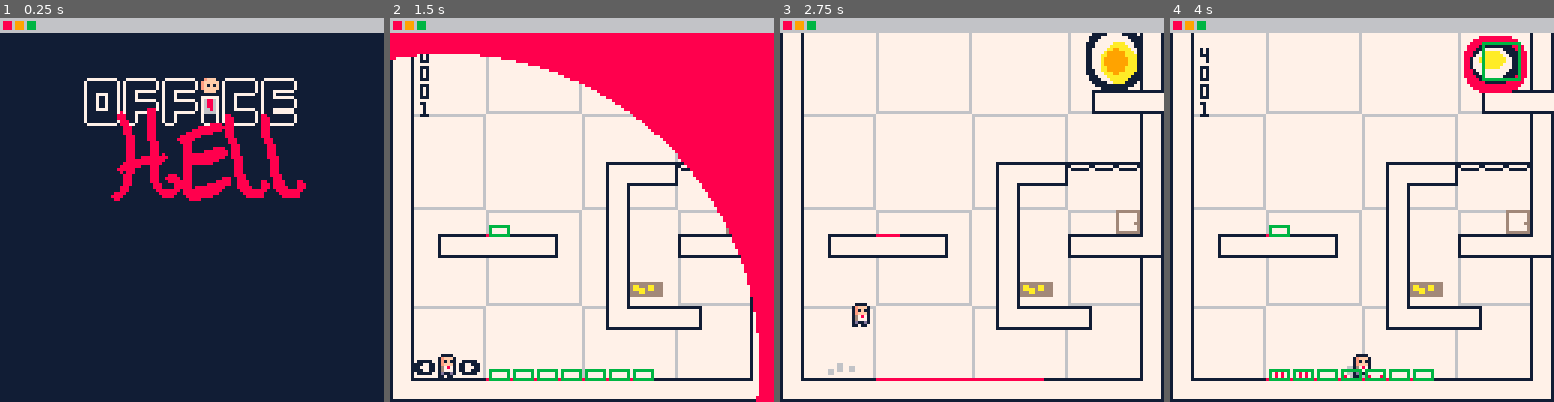
Above: before the commit, frames 1-4 (left to right).
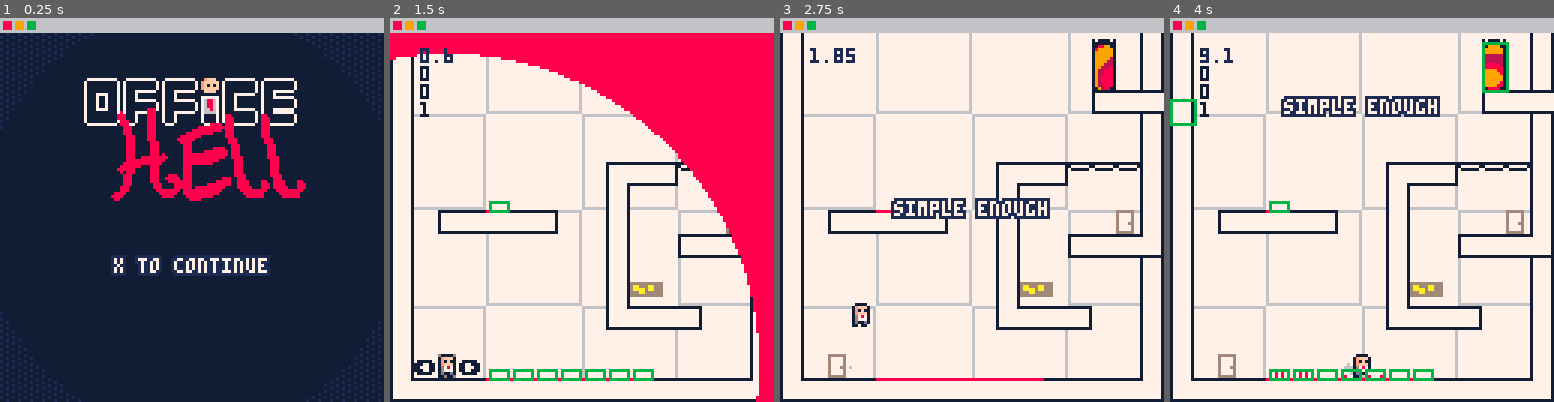
Above: after the commit, the same moments.

Repository: OllieBlomfield/office_game
Game: PICO-8 cartridge rr.p8
The game is run twice, just before and just after one commit, with the same random seed, the same clock (stepped at 60 frames per second) and the same inputs.
Inputs:
- Up to frame 1 (0.25 s): no input
- Up to frame 2 (1.5 s): tap X (X key) at 0.33, 1.07 s; tap O (Z key) at 0.7 s
- Up to frame 3 (2.75 s): hold Right 1.6-2.1 s; tap O (Z key) at 1.7, 2.1, 2.5 s; tap X (X key) at 1.85 s; hold Right from 2.47 s (still down)
- Up to frame 4 (4 s): tap O (Z key) at 2.9, 3.3, 3.7 s; tap X (X key) at 2.97 s; release Right at 3.03 s; hold Left 3.08-3.58 s

The runs differ from the first frame. In frame 1, 4.3% of the frame differs, in the area x 0-100%, y 3-100%; in frame 2, 1.5%; in frame 3, 4.8%; in frame 4, 5.2%, in the area x 0-94%, y 4-94%.

Commit message:
new ghost sprite, changed some levels and added level titles

Diff:
--- a/rr.p8
+++ b/rr.p8
@@ -6,6 +6,7 @@
 #include scripts/collision.lua
 #include scripts/level.lua
 #include scripts/main_menu.lua
+#include scripts/maths_methods.lua
 #include scripts/level_transition.lua
 #include scripts/objects/object.lua
 #include scripts/objects/stop_sign.lua
@@ -15,6 +16,8 @@
 #include scripts/entities/exit.lua
 #include scripts/entities/key.lua
 #include scripts/entities/ghost.lua
+#include scripts/entities/break_block.lua
+#include scripts/entities/level_title.lua
 #include scripts/particles/pop.lua
 #include scripts/particles/splurt.lua
 --#include scripts/particles/splat.lua
@@ -88,26 +91,156 @@
 
 
 
+…(130 lines of a section not shown)…
 __gff__
-0000000340800000000040404000000000000000004000000000000000000000000000000000000000000000000000000303030303030303030302400000000080000000000000000000000000000000000000000000000000000000000000000000000000000000000000000000000040000000000000000000000000000000
+0000000340800000000040404000000000000000000000000000000000000000000000000000000000000000000000000303030303030303030302400340404080000000000000000000000000000000000000000000000000000000000000000000000000000000000000000000000040000000000000000000000000000000
 0000000000000000000000000000000000000000000000000000000000000000000000000000000000000000000000000000000000000000000000000000000000000000000000000000000000000000000000000000000000000000000000000000000000000000000000000000000000000000000000000000000000000000
 __map__
-3500000000000000000000000000003535000000000000000000000000000035350000000035000000000000000000353500000000000000000000000000003535000000000000000000000000000035000000000000000000000000000000000000000000000000000000000000000000000000000000000000000000000000
-3500000000000000000000000000003535000000000000000000000000000035350000000035000000000000000000353500000000000000000000000000003535000000000000000000000000000035000000000000000000000000000000000000000000000000000000000000000000000000000000000000000000000000
-3500000000000000000000000000003535000000000000000000000000000035350000000035000000000000000000353500000000000000000000000000003535000000000000000000000000000035000000000000000000000000000000000000000000000000000000000000000000000000000000000000000000000000
-35000000000000000000000000303131353a3a00000000000000000000000035354000000036000000000000000000353500000000000000000505003031313935000000000000000000000000000035000000000000000000000000000000000000000000000000000000000000000000000000000000000000000000000000
-3500000000000000000000000000003535000000000000000000000000000035343132000000000000000000303131333500000505050505003032000000003531313131320030313200303132000035000000000000000000000000000000000000000000000000000000000000000000000000000000000000000000000000
-3500000000000000000000000000003535000038313131320000000000000035350000000000000000030000000000353500003a30313132000000000000003535000000001400000014000000000035000000000000000000000000000000000000000000000000000000000000000000000000000000000000000000000000
-3500000000000000003831323a3a3a35350000350000000000000030323a3a35350004000000000000000000000000353500000000000000000000000000003535000000040000000000000000050535000000000000000000000000000000000000000000000000000000000000000000000000000000000000000000000000
-3500000000000000003500000000003535000035000000000000000000000035353a3a3031313200000000000000003535050505000000000000000000000035353a3a3a303131313131313131313135000000000000000000000000000000000000000000000000000000000000000000000000000000000000000000000000
-35000000050000000035000000000c3535000035000000000000000000000035350000000000000000000000000000353530313200000000000000000000003535000000000000000000000000000035000000000000000000000000000000000000000000000000000000000000000000000000000000000000000000000000
-3500303131313200003500003031313335000035000004000000000012000035350000001400000000000000000000353500000000050505050505050000003535000000000000000000000000000035000000000000000000000000000000000000000000000000000000000000000000000000000000000000000000000000
-3500000000000000003500000000003535000035000030313131313131320035350000000000040000000000000000353500000000303131313131320000003535000000370000370000000000000035000000000000000000000000000000000000000000000000000000000000000000000000000000000000000000000000
-350000000000000000350a0b0000003535000035000000000000000000000035343131313131313139000000000000353500000000000000000000000000003535000000350000350000000000000035000000000000000000000000000000000000000000000000000000000000000000000000000000000000000000000000
-3500000000000000003431313200003535000035000000000000000000000035350000000000000034313200000000353500000000000000000000000505053535000000343131330000370000370035000000000000000000000000000000000000000000000000000000000000000000000000000000000000000000000000
-3500000000000000000000000000003535000034313131320000000000000035350000000000140000000000000000353500000000000000000000000303033535000000000000000000350000350035000000000000000000000000000000000000000000000000000000000000000000000000000000000000000000000000
-3500000005050505050505000000003535000000000000050505050500040035350000000000000000000000000000353505050505050505050505050505053535000000000000000000353839350035000000000000000000000000000000000000000000000000000000000000000000000000000000000000000000000000
-3431313131313131313131313131313334313131313131313131313131313133343131313131313131313131313131333431313131313131313131313131313334313131313131313131353535343133000000000000000000000000000000000000000000000000000000000000000000000000000000000000000000000000
+3500000000000000000000000000003535000000000000000000000000000035350000000035000000000000000000353500000000000000000000000000003535000000000000000000000000000035383131313131313131353131313131393500000000000000000000000000003535000000000000000000000000000035
+3500000000000000000000000000003535000000000000000000000000000035350000000035000000000000000000353500000000000000000000000000003535000000000000000000000000000035350000000000000000350000000000353500000000000000000000000000003535004000000000000000000000000035
+3500000000000000000000000000003535000000000000000000000000000035350000000035000000000000000000353500000000000000000000000000003535000000000000000000000000000035350000000000000000350000000000353500000000000000000000373c3c3c35353c3c3c3c3c00000000000000000035
+35000000000000000000000000303131353a3a00000000000000000000000035354000000036000000000000000000353500000000000000000505003031313935000000000000000000000000000035350000000000004000350000000000353500000000000000000000350000003535000000000000000014000000000035
+350000000000000000000000000000353500000000000000000000000000003534313200000000000000000030313133350000050505050500303200000000353131313132003031320030313200003535000000050500000035000005000035353c3c373a3a3a3a3a3a00350000003535000000000000000037000000000035
+3500000000000000000000000000003538313131313131313131313139000035350000000000000000030000000000353500003a30313132000000000000003535000000001400000014000000000035353a3a3a0303000000353031323a3a353500003500000000000000343131313135000000000000000035000004000035
+3500000000000000003831323a3a3a35350000000000000000000000363a3a353500040000000000000000000000003535000000000000000000000000000035350000000400000000000000000505353500000000000000003500000000003535050535000000000000000000000035350000000000030000343131323a3a35
+3500000005000000003500000000003535000000000000000000000000000035353a3a3031313200000000000000003535050505000000000000000000000035353a3a3a303131313131313131313135350014000000000000350000000000353131313300001400001400000000003535000000000000000000000000000035
+35003031313132000035000000000c3535000000000000000000000000000035350000000000000000000000000000353530313200000000000000000000003535000000000000000000000000000035350000000004000000350000000505353500000000003c3c3c3c00000000003535000037000000000011000000000035
+3500000000000000003500003031313335000004000000000000000012000035350000001400000000000000000000353500000000050505050505050000003535000000000000000000000000000035383131323a3a000000353a3a3031313535000000000000000000000000000035303131353c3c3c30313131323a3a3a35
+3500000000000000003500000000003535000030313200303131313131320035350000000000040000000000000000353500000000303131313131320000003535000000370000370000000000000035350000000000000000350000000000353500000000000000000000000004003535000035000000000000000000000035
+350000000000000000350a0b0000003535000000000000000000000000000035343131313131313139000000000000353500000000000000000000000000003535000000350000350000000000000035350000110000000000350505000000353500000000000000000000003031313335000035000000000000000400000035
+35000000000000000034313132000035350000000000000000000000000000353500000000000000343132000000003535000000000000000000000005050535350000003431313300003700003700353500303132000000003431313200003535000000000000000000000000000035350000343131313131323a3a3a000035
+3500000000000000000000000000003534313131320000000000000000000035350000000000140000000000000000353500000000000000000000000303033535000000000000000000350000350035350000000000000000000000000000353500000000003c3c3c3c00000000003535000014000000000000000000000035
+35000c0005050505050505000000003535000005050505050505050500040035350000000000000000000000000000353505050505050505050505050505053535000000000000000000353839350035350000000000000000000000000505353500000000000000000000000000003535000000000000000000000000000035
+3431313131313131313131313131313334313131313131313131313131313133343131313131313131313131313131333431313131313131313131313131313334313131313131313131353535343133343131313131313131313131313131333431313131313131313131313131313334313131313131313131313131313133
 3831313131313131313131313131313900000000000000000000000000000000000000000000000000000000000000000000000000000000000000000000000000000000000000000000000000000000000000000000000000000000000000000000000000000000000000000000000000000000000000000000000000000000
 3500000000000000000000000000003500000000000000000000000000000000000000000000000000000000000000000000000000000000000000000000000000000000000000000000000000000000000000000000000000000000000000000000000000000000000000000000000000000000000000000000000000000000
 3500000000000038313131313131313131313131313139000000000000000000000000000000000000000000000000000000000000000000000000000000000000000000000000000000000000000000000000000000000000000000000000000000000000000000000000000000000000000000000000000000000000000000
--- a/scripts/draw_methods.lua
+++ b/scripts/draw_methods.lua
@@ -1,5 +1,7 @@
 function set_pal()
   fillp()
+  poke( 0x5f2e, 1)
+  pal(0,1,1)
   pal(1,129,1)
   pal(2,136,1)
   pal(5,134,1)
@@ -50,3 +52,12 @@
     rect(o.x,o.y,o.x+o.w,o.y+o.h,11)
   end
 end
+
+function center_print(txt,y,c,highlight, border)
+  border = false or border
+  highlight = highlight or ""
+  local text_width = #txt * 4
+  local x = (128 - text_width) / 2
+  if border then rrectfill(x-1,y-1,text_width+1,7,1,6) end
+  print(highlight..txt, x, y, c)
+end
--- /dev/null
+++ b/scripts/entities/break_block.lua
@@ -0,0 +1,64 @@
+function add_break_block(x,y)
+    add(entities,{
+        x=x+3,
+        y=y-1,
+        w=3,
+        h=6,
+        update=break_block_update,
+        draw=break_block_draw,
+        state=0, --0 solid, 1 triggered, 2 breaking, 3 reseting
+        anim_time = 0
+    })
+end
+
+function break_block_update(e)
+    if e.state==0 and coll(plr,e) then
+        e.state = 1
+    end
+    if e.state==1 and not coll(plr,e) then
+        e.state=2
+        e.anim_time = 0
+    end
+
+    if e.state==2 then
+        e.anim_time+=1
+        if e.anim_time>=100 and not coll(plr,e) then
+            e.anim_time=40
+            e.state = 3
+        end
+    end
+
+    if e.state==3 then
+        e.anim_time-=1
+        if e.anim_time==0 then
+            set_break_block_tile(e,60)
+            e.state=0
+            --reset_break_block(e)
+        end
+    end
+
+    if e.state>=2 then
+        --mset(e.x\8+mx,(e.y+1)\8+my,({61,62,63,47})[min(4,1+e.anim_time\10)])
+        set_break_block_tile(e,({61,62,63,47})[min(4,1+e.anim_time\10)])
+    end
+
+    if level_state == 2 then
+        --mset(e.x\8+mx,(e.y+1)\8+my,60)
+        set_break_block_tile(e,60)
+        e.state=0
+        --reset_break_block(e)
+    end
+end
+
+function set_break_block_tile(e,s)
+    mset(e.x\8+mx,(e.y+1)\8+my,s)
+end
+
+-- function reset_break_block(e)
+--     set_break_block_tile(e,60)
+--     e.state=0
+-- end
+
+function break_block_draw(e)
+    --print(e.x\8+mx,(e.y+1)\8+my)
+end
--- a/scripts/entities/enemy.lua
+++ b/scripts/entities/enemy.lua
@@ -1,4 +1,4 @@
-ENEMY_SPEED = 0.1
+ENEMY_SPEED = 0.15
 
 function add_enemy(x,y, start_dir)
     add(entities,{
--- a/scripts/entities/exit.lua
+++ b/scripts/entities/exit.lua
@@ -15,8 +15,8 @@
     add(entities,{
         x=x,
         y=y,
-        w=12,
-        h=12,
+        w=8,
+        h=16,
         update=exit_update,
         draw=exit_draw,
         --particles=temp_particles,
@@ -26,7 +26,7 @@
 
 function exit_update(e)
     e.active = (not level_has_key) or (level_has_key and key_collected)
-    if coll(plr,e) then
+    if coll(plr,e) and e.active then
         next_level()
     end
 end
@@ -54,41 +54,40 @@
 
 function exit_draw(e)
     if e.active then
-        for i=6,2,-1 do
-            rr = rrectfill
-            if i==5 then
-                rr=rrect
-            end
-            local c = i==5 and 1 or 0
-            i = min(i,5)
-            -- r = i*0.05*(t%120)
-            -- circfill(e.x+4,e.y+8,r/2,({8,11,12,14,1})[flr(r)\2])
+
+        clip(e.x,e.y,e.w,e.h)
+        for i=7,2,-1 do
             local cl = flr(t/20)
-            -- circfill(e.x+4,e.y+8,i*2,({8,11,12,14,1})[(c-i)%5+1])
-            -- local x = e.x + 4 + 3*cos((t+3*i)/80)
-            -- local y = e.y + 8 + 3*sin((t+3*i)/80)
-            -- circfill(x,y,i*3,({7,8,7,6,8})[i])
-
-            local x = e.x + 6 - i*2 + 3*cos((t+3*i)/120)
-            local y = e.y + 6 - i*2 + 3*sin((t+3*i)/120)
-            rr(
+            --local c = i==1 and 1 or i==2 and 7 or ({8,9,2})[(cl-i)%3+1]
+            local c = ({8,9,2})[(cl-i)%3+1]
+            --{8,9,2}{11,8,12}
+            local x_center = e.x+e.w\2
+            local y_center = e.y+e.h\2
+            local x = x_center + 1 - i*2 + 3*cos((t+3*i)/120)
+            local y = y_center + 6 - i*3 + 3*sin((t+3*i)/120)
+            rrectfill(
                 x,
                 y,
-                2*sin((t+3*i)/120)+i*4,
-                2*cos((t+3*i)/120)+i*4,
+                2*sin((t+3*i)/120)+4*i,
+                2*cos((t+3*i)/120)+4*i,
                 6,
-                ({1,7,10,9,8,2})[(cl-i)%5+1]
+                c
             )
-            -- circfill(
-            --     x,
-            --     y,
-            --     2*sin((t+3*i)/120)+i*4,
-            --     ({1,7,10,9,8,2})[i + c]
-            -- )
-            --{7,8,7,8,2,1}
-            --circfill(x,y,i*3,({7,8,7,6,8})[i])
         end
+        clip()
+        spr(21,e.x,e.y-1,1,0.125)
+        rrect(e.x,e.y,e.w,e.h+1,0,1)
+        rrect(e.x,e.y,e.w,e.h+1,2,1)
+        -- local x_center = e.x+e.w\2
+        -- local y_center = e.y+e.h\2
+        -- circfill(x_center,y_center,9,8)
+        -- local eye_off_x, eye_off_y =-(e.x-plr.x)/25, -(e.y-plr.y)/25
+        -- --circfill(e.x + eye_off_x, e.y + eye_off_y, 3, 1)
+        -- spr(14,x_center+eye_off_x,y_center+eye_off_y)
     else
-        spr(65,e.x,e.y,1,2)
+        spr(21,e.x,e.y-1,1,0.125)
+        rrect(e.x,e.y,e.w,e.h+1,0,1)
+        rrect(e.x,e.y,e.w,e.h+1,2,1)
+        spr(65,e.x,e.y+1,1,2)
     end
 end
--- a/scripts/entities/ghost.lua
+++ b/scripts/entities/ghost.lua
@@ -16,5 +16,6 @@
 end
 
 function ghost_draw(e)
-    spr(sin(t/300)>0 and 20 or 21,e.x,e.y)
+    spr(cos(t/260) > 0 and 20 or 22,e.x,e.y)
+    sspr(40,t%30>15 and 9 or 11,8,2,e.x,e.y+6)
 end
--- /dev/null
+++ b/scripts/entities/level_title.lua
@@ -0,0 +1,27 @@
+function add_level_title(txt)
+    add(entities, {
+        txt = txt,
+        x=0,
+        y=-10,
+        w=8,
+        h=8,
+        anim_time=t,
+        update = level_title_update,
+        draw = level_title_draw,
+    })
+end
+
+function level_title_update(e)
+    if t - e.anim_time < 200 then
+        e.y = lerp(-10,60,(t-e.anim_time)/100, ease_out_overshoot)
+    end
+    -- if t%5==2 then
+    --     add_dust(64-#e.txt*2,e.y)
+    --     add_dust(60+#e.txt*2,e.y)
+    -- end
+    --e.anim_time-=1
+end
+
+function level_title_draw(e)
+    center_print(e.txt,e.y,7,"\^o0ff")
+end
--- a/scripts/entities/spike.lua
+++ b/scripts/entities/spike.lua
@@ -22,7 +22,7 @@
     if e.state==1 and not coll(plr,e) then
         --add_splurt(e.x+4,e.y+5)
         e.state=2
-        e.attack_time=180
+        e.attack_time=160
     end
 
     if e.state==2 and e.attack_time==0 then
--- a/scripts/level.lua
+++ b/scripts/level.lua
@@ -1,10 +1,12 @@
 levels = {}
-levels[1] = {{16,112}, {104,8}, function() end}
-levels[2] = {{16,112}, {16,8}}
-levels[3] = {{16,112}, {104,16}}
-levels[4] = {{9,112}, {110,8}}
-levels[5] = {{9,112}, {10,8}}
-levels[6] = {{9,112}, {16,8}}
+levels[1] = {{16,112}, {104,8}, "simple enough",20}
+levels[2] = {{16,112}, {12,8}, "stop n' start",20}
+levels[3] = {{16,112}, {104,16}, "grab the key!",20}
+levels[4] = {{9,112}, {110,8}, "don't stop",20}
+levels[5] = {{9,112}, {10,8}, "rebound",20}
+levels[6] = {{61,112}, {86,24}, "ghosts n' ghouls",20}
+levels[7] = {{16,112}, {110,24}, "fragile stuff",20}
+levels[8] = {{16,64}, {10,104}, "end of demo :)",20} --at 3 possible stars for beating level in certain time
 
 function reset_level() --fix mx and my
     level_state = 0 --0 intro, 1 playing, 2 clear
@@ -20,11 +22,15 @@
     level_cleared = false
     level_anim_start_time = t
     level_anim_time = 0
+
+    timer_start_time = time()
+    timer = time()
     scan_map()
-    if current_lvl[3] then
-        current_lvl[3]()
-    end
-    --add_enemy(40,40)
+
+    -- if current_lvl[3] then
+    --     current_lvl[3]()
+    -- end
+    add_level_title(current_lvl[3])
     add_exit(current_lvl[2][1],current_lvl[2][2])
 end
 
@@ -60,6 +66,10 @@
 end
 
 function level_outro()
+  -- if plr.visible then
+  --   plr.visible = false
+  --   add_pop(plr.x+4,plr.y+4)
+  -- end
   level_anim_time = level_anim_start_time - t
   if level_anim_time < -2 then
     if level_cleared then
@@ -78,6 +88,9 @@
 
 function level_update()
     t+=1
+
+    timer = time() - timer_start_time
+
     if level_state==0 then
       level_intro()
     elseif level_state==1 then
@@ -95,9 +108,11 @@
     cls(7)
     draw_background()
     rect(0,0,127,127,1)
+
+    for p in all(particles) do p.draw(p) end
     map(mx,my,0,0,16,16,127)
 
-    for p in all(particles) do p.draw(p) end
+
     for e in all(entities) do e.draw(e) end
     if plr.visible then plr_draw() end
 
@@ -112,11 +127,11 @@
       --fillp(░)
       poke(0x5f34,0x2)
       for i=1,5 do
-        circfill(plr.x+3,plr.y+3,i*0.08*level_anim_time*level_anim_time, ({8,11,12,14,1})[i] | 0x1800)
+        circfill(plr.x+3,plr.y+3,i*0.08*level_anim_time*level_anim_time, ({8,11,12,10,1})[i] | 0x1800)
       end
     end
     --circfill(plr.x+3, plr.y+3, 2, 0 | 0x1800)
-
+    print(timer,10,10,0)
 
     draw_foreground()
 end
--- a/scripts/main_menu.lua
+++ b/scripts/main_menu.lua
@@ -25,6 +25,11 @@
     -- for i=1,#options do
     --     print(options[i],26,72,1)
     -- end
+    fillp(░)
+    poke(0x5f34,0x2)
+    circfill(64,67,70,0 | 0x1800)
+    fillp()
+    center_print("x to continue", 80, 7,"\^o0ff")
     draw_logo()
     draw_foreground()
 end
--- /dev/null
+++ b/scripts/maths_methods.lua
@@ -0,0 +1,14 @@
+function ease_in_quadratic(t)
+    return t*t
+end
+
+function ease_out_overshoot(t)
+    local y = t-1
+    return 1 - 2.7*y*y*y + 1.7*y*y
+end
+
+function lerp(a,b,time,t_func)
+    t_func = t_func or ease_in_quadratic
+    time = t_func(time)
+    return a+time*(b-a)
+end
--- a/scripts/objects/object.lua
+++ b/scripts/objects/object.lua
@@ -10,6 +10,8 @@
                 add_enemy(sx*8,sy*8,s==17 and 1 or -1)
             elseif s==20 then
                 add_ghost(sx*8,sy*8)
+            elseif s==60 then
+                add_break_block(sx*8,sy*8)
             elseif s==64 then
                 add_key(sx*8,sy*8)
             end
--- a/scripts/particles/dust.lua
+++ b/scripts/particles/dust.lua
@@ -18,6 +18,7 @@
     if p.l<7 then
         pset(p.x,p.y,p.c)
     else
-        rectfill(p.x,p.y,p.x+1,p.y+1,p.c)
+        --rectfill(p.x,p.y,p.x+1,p.y+1,p.c)
+        circfill(p.x,p.y,p.l/17,p.c)
     end
 end
--- a/scripts/player.lua
+++ b/scripts/player.lua
@@ -57,6 +57,8 @@
     if plr.dy==0 then
       sp = ({33,34,35,34})[1+(t%60\15)]
     end
+  -- elseif plr.state==0 then
+  --   sp = ({32,34})[1+(t%60\30)]
   end
 
   --if running out of sprite space, draw both walking sprites at same position
Not shown, changed: 178 lines of the sprite sheet (__gfx__) section of rr.p8
Not shown, changed: the thumbnail (__label__) section of rr.p8
